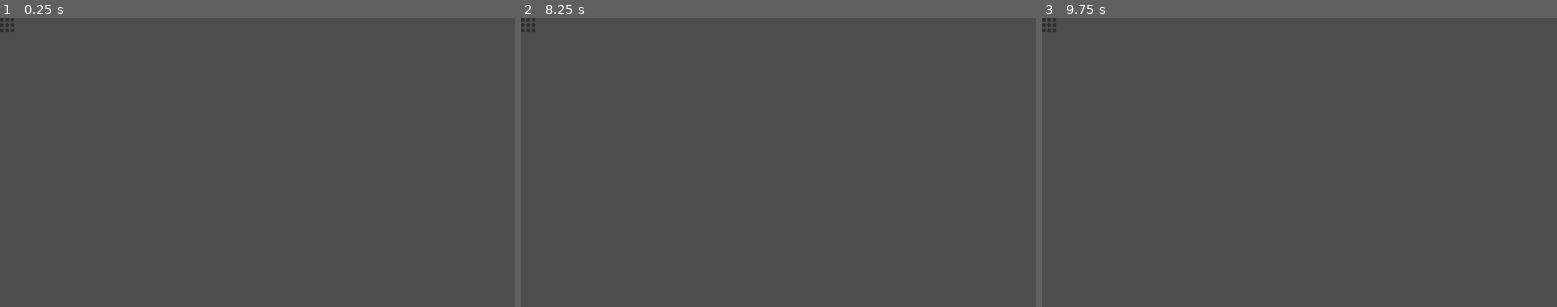
Above: before the commit, frames 1-3 (left to right).
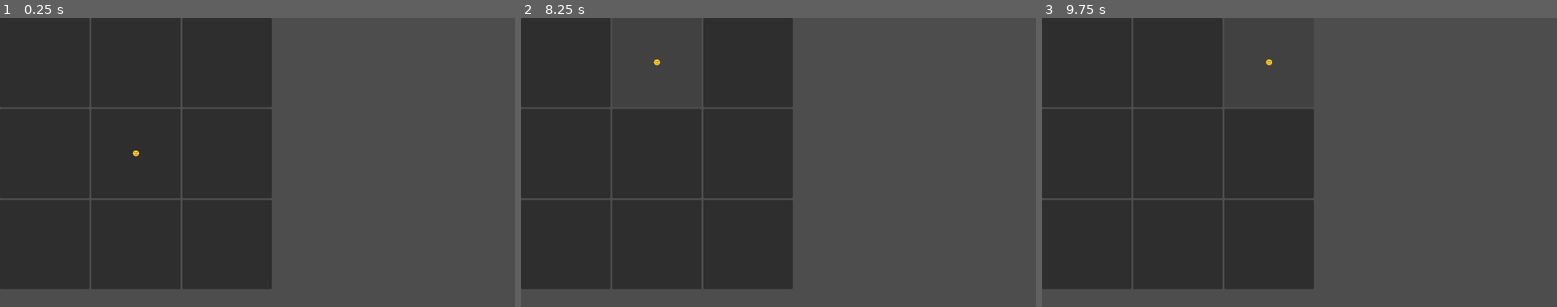
Above: after the commit, the same moments.

Repository: JusTS-CD/nine-cards-game
Game: Godot game, scene res://scenes/Game.tscn
The game is run twice, just before and just after one commit, with the same random seed, the same clock (stepped at 60 frames per second) and the same inputs. The project has no main scene, so this scene is started directly.
Inputs (mouse positions are in pixels of both pictures, inside the frame that each line leads up to):
- Up to frame 1 (0.25 s): no input
- Up to frame 2 (8.25 s): click (521, 20) at 0.52 s; click (567, 61) at 1.27 s; click (526, 20) at 2.02 s; click (531, 20) at 2.77 s; click (521, 23) at 3.52 s; click (526, 23) at 4.27 s; click (531, 23) at 5.02 s; click (521, 29) at 5.77 s; click (526, 29) at 6.52 s; click (531, 29) at 7.27 s; click (654, 61) at 8.02 s
- Up to frame 3 (9.75 s): click (1175, 61) at 8.75 s, where only the run after the commit has a clickable "🙂"; click (1268, 61) at 9.52 s

The runs differ from the first frame. In frame 1, 48% of the frame differs, in the area x 0-53%, y 0-94%; in frame 2, 43%; in frame 3, 43%.

Commit message:
feat implement basic player movement

Diff:
--- a/project.godot
+++ b/project.godot
@@ -11,7 +11,7 @@
 [application]
 
 config/name="Nine Cards"
-config/features=PackedStringArray("4.6", "Forward Plus")
+config/features=PackedStringArray("4.2", "Forward Plus")
 config/icon="res://icon.svg"
 
 [physics]
--- a/scenes/Cell.tscn
+++ b/scenes/Cell.tscn
@@ -1,6 +1,18 @@
-[gd_scene format=3 uid="uid://dcoifoshqulvl"]
+[gd_scene load_steps=2 format=3 uid="uid://dcoifoshqulvl"]
 
-[ext_resource type="Script" uid="uid://dik4lvo5bnmhe" path="res://scenes/Cell.gd" id="1_rd428"]
+[ext_resource type="Script" path="res://scenes/Cell.gd" id="1_rd428"]
 
-[node name="Cell" type="Button" unique_id=1268798562]
+[node name="Cell" type="Button"]
+custom_minimum_size = Vector2(200, 200)
+anchors_preset = 8
+anchor_left = 0.5
+anchor_top = 0.5
+anchor_right = 0.5
+anchor_bottom = 0.5
+offset_left = -100.0
+offset_top = -100.0
+offset_right = 100.0
+offset_bottom = 100.0
+grow_horizontal = 2
+grow_vertical = 2
 script = ExtResource("1_rd428")
--- /dev/null
+++ b/scenes/Game.gd
@@ -0,0 +1,55 @@
+extends Node2D
+
+const GRID_SIZE = 3
+
+@onready var grid = $GridContainer
+
+var cell_scene = preload("res://scenes/Cell.tscn")
+
+var cells = []
+var player_index = 4
+
+
+func _ready():
+	create_grid()
+	update_grid()
+
+
+func create_grid():
+	for i in range(GRID_SIZE * GRID_SIZE):
+		var cell = cell_scene.instantiate()
+
+		cell.pressed.connect(func(): on_cell_pressed(i))
+
+		grid.add_child(cell)
+		cells.append(cell)
+
+
+func update_grid():
+	for i in range(cells.size()):
+
+		if i == player_index:
+			cells[i].set_data(1, 0)
+		else:
+			cells[i].set_data(0, 0)
+
+
+func on_cell_pressed(index):
+
+	if is_neighbor(index):
+		player_index = index
+		update_grid()
+
+
+func is_neighbor(index):
+
+	var player_x = player_index % GRID_SIZE
+	var player_y = player_index / GRID_SIZE
+
+	var target_x = index % GRID_SIZE
+	var target_y = index / GRID_SIZE
+
+	var dx = abs(player_x - target_x)
+	var dy = abs(player_y - target_y)
+
+	return dx + dy == 1
--- a/scenes/Game.tscn
+++ b/scenes/Game.tscn
@@ -1,35 +1,12 @@
-[gd_scene format=3 uid="uid://mpxiavsqc5n4"]
+[gd_scene load_steps=2 format=3 uid="uid://mpxiavsqc5n4"]
 
-[node name="Game" type="Node2D" unique_id=1089402348]
+[ext_resource type="Script" path="res://scenes/Game.gd" id="1_t0gr5"]
 
-[node name="GridContainer" type="GridContainer" parent="." unique_id=215837074]
-offset_right = 40.0
-offset_bottom = 40.0
+[node name="Game" type="Node2D"]
+script = ExtResource("1_t0gr5")
+
+[node name="GridContainer" type="GridContainer" parent="."]
+custom_minimum_size = Vector2(400, 400)
+offset_right = 120.0
+offset_bottom = 120.0
 columns = 3
-
-[node name="Button" type="Button" parent="GridContainer" unique_id=1053882772]
-layout_mode = 2
-
-[node name="Button2" type="Button" parent="GridContainer" unique_id=464121273]
-layout_mode = 2
-
-[node name="Button3" type="Button" parent="GridContainer" unique_id=1518724304]
-layout_mode = 2
-
-[node name="Button4" type="Button" parent="GridContainer" unique_id=1896764745]
-layout_mode = 2
-
-[node name="Button5" type="Button" parent="GridContainer" unique_id=1485727216]
-layout_mode = 2
-
-[node name="Button6" type="Button" parent="GridContainer" unique_id=536927181]
-layout_mode = 2
-
-[node name="Button7" type="Button" parent="GridContainer" unique_id=1795620262]
-layout_mode = 2
-
-[node name="Button8" type="Button" parent="GridContainer" unique_id=2019532063]
-layout_mode = 2
-
-[node name="Button9" type="Button" parent="GridContainer" unique_id=270230749]
-layout_mode = 2
